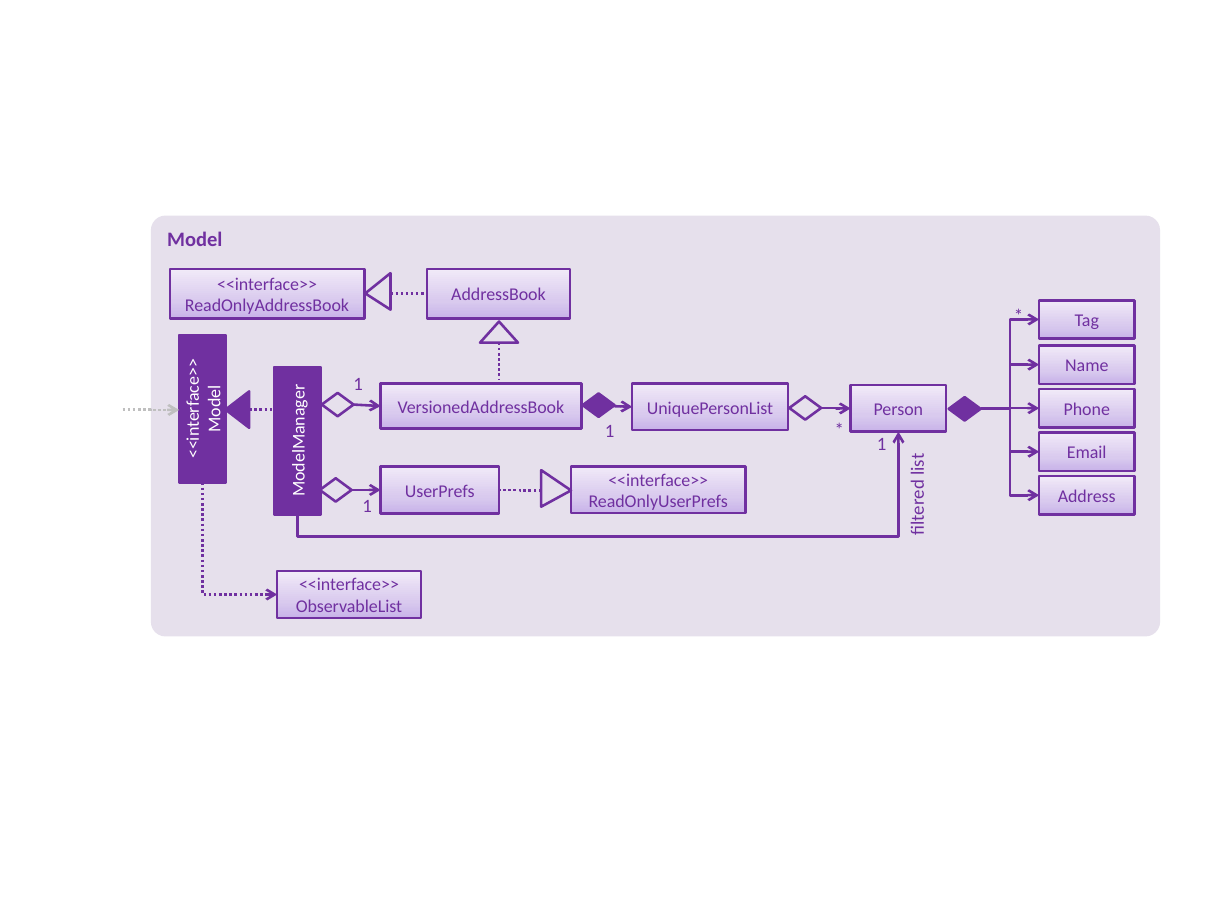
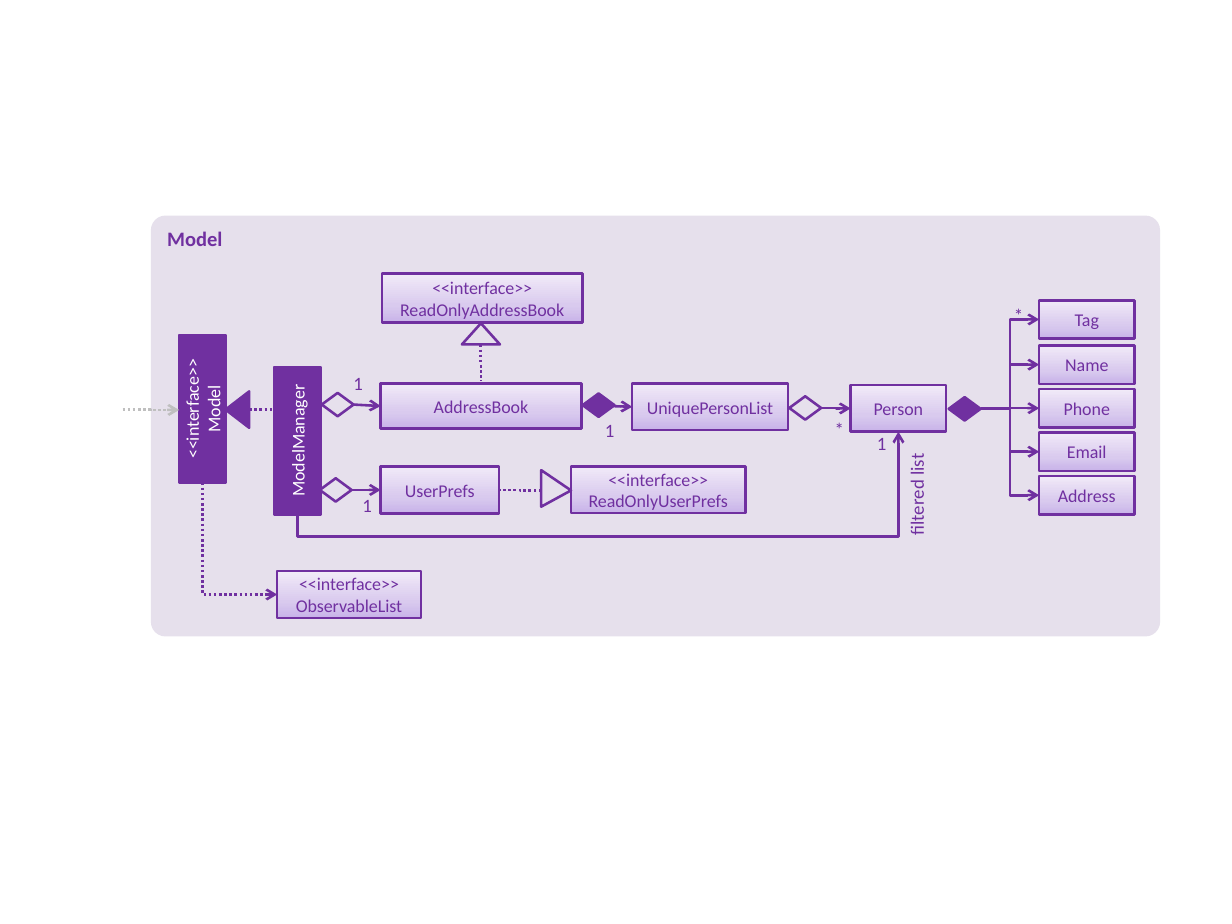
Before and after one commit to se-edu/addressbook-level3, a slide deck: slide 1 of docs/diagrams/ModelClassDiagram.pptx. Drawn at 1232x924 pixels with LibreOffice and Linux fonts; fonts in the diff are those of the drawing. Boxes give left, top, right and bottom in pixels: in the first picture for what was removed or moved away, otherwise in the second. Text is boxed around its words. In the diff, an @@ line names an element or a change of style, - is before the commit and + after.

Commit message:
ModelClassDiagram/ModelClassBetterOopDiagram: remove `VersionedAddressBook`
`VersionedAddressBook` was removed in 7d858cf0 (Remove undo/redo,
2019-01-25). Update ModelClassDiagram and ModelClassBetterOopDiagram to
match.

```diff
--- a/docs/diagrams/ModelClassDiagram.pptx
+++ b/docs/diagrams/ModelClassDiagram.pptx
@@ triangle removed at (366,272,391,309) @@
@@ rectangle "<<interface>> ReadOnlyAddressBook": place and size @@
-rectangle "<<interface>> ReadOnlyAddressBook" at (170,270,365,319)
+rectangle "<<interface>> ReadOnlyAddressBook" at (382,274,583,323)
@@ elbow line removed from (391, 293) to (428, 293) @@
@@ rectangle removed at (428,270,570,319) @@
-AddressBook
@@ triangle: place and size @@
-triangle at (480,322,519,342)
+triangle at (462,323,500,344)
@@ elbow line moved from (499, 342) - (499, 379) to (480, 345) - (480, 382) @@
@@ text in rectangle at (434,400,529,413): text changed @@
-VersionedAddressBook
+AddressBook
```
Also in this commit, not shown: 3 other files.
